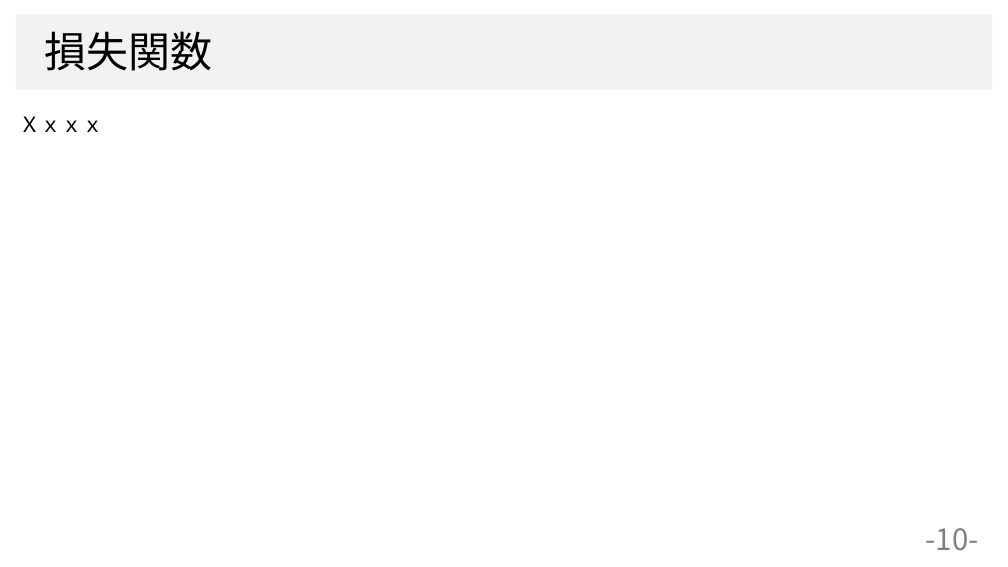
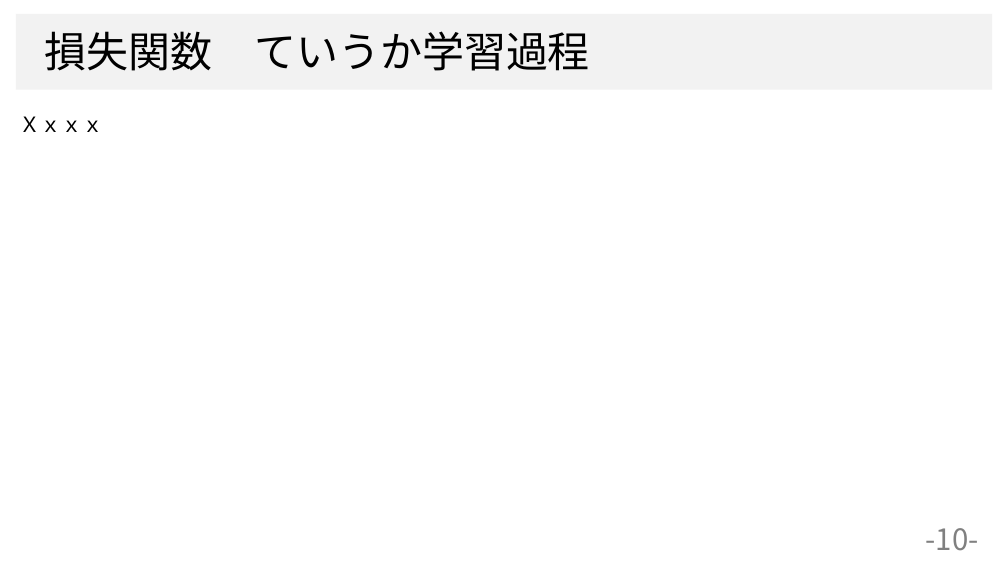
Before and after one commit to dhia-github/haselab-all, a slide deck: slide 10 of 発表資料/B4_上坂大樹_ゼミ用資料.pptx. Drawn at 1008x567 pixels with LibreOffice and Linux fonts; fonts in the diff are those of the drawing; background and template pictures are left out. Boxes give left, top, right and bottom in pixels: in the first picture for what was removed or moved away, otherwise in the second. Text is boxed around its words. In the diff, an @@ line names an element or a change of style, - is before the commit and + after.

```diff
--- a/発表資料/B4_上坂大樹_ゼミ用資料.pptx
+++ b/発表資料/B4_上坂大樹_ゼミ用資料.pptx
@@ text at [45,31,590,71]: text changed @@
-損失関数
+損失関数 ていうか学習過程
```
